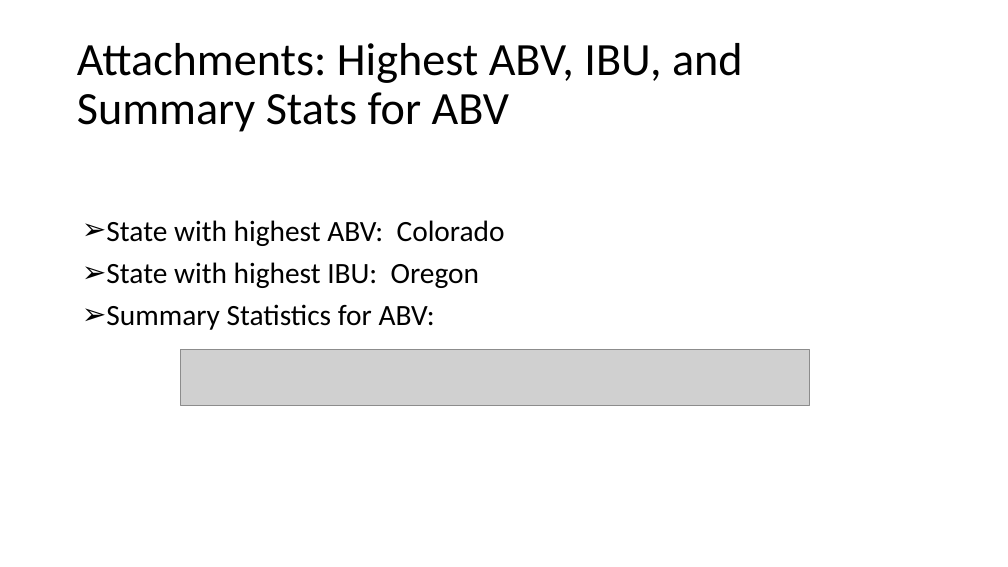
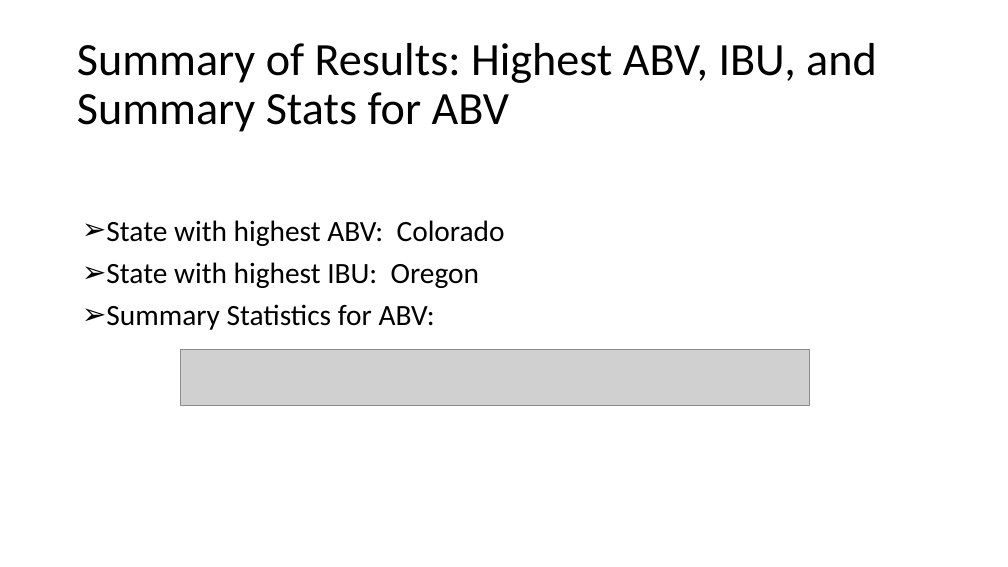
Before and after one commit to bdelahoussaye/6306Case_Study1, a slide deck: slide 5 of Final Presentation_TEAM VARIANCE 6306.pptx (slide 10 before the commit). Drawn at 1008x567 pixels with LibreOffice and Linux fonts; fonts in the diff are those of the drawing; grey boxes stand for pictures. Boxes give left, top, right and bottom in pixels: in the first picture for what was removed or moved away, otherwise in the second. Text is boxed around its words. In the diff, an @@ line names an element or a change of style, - is before the commit and + after.

```diff
--- a/Final Presentation_TEAM VARIANCE 6306.pptx
+++ b/Final Presentation_TEAM VARIANCE 6306.pptx
@@ title at <box>77,43,877,132</box>: text changed @@
-Attachments: Highest ABV, IBU, and Summary Stats for ABV
+Summary of Results: Highest ABV, IBU, and Summary Stats for ABV
```
Also in this commit, not shown: 1 other slide changed.
